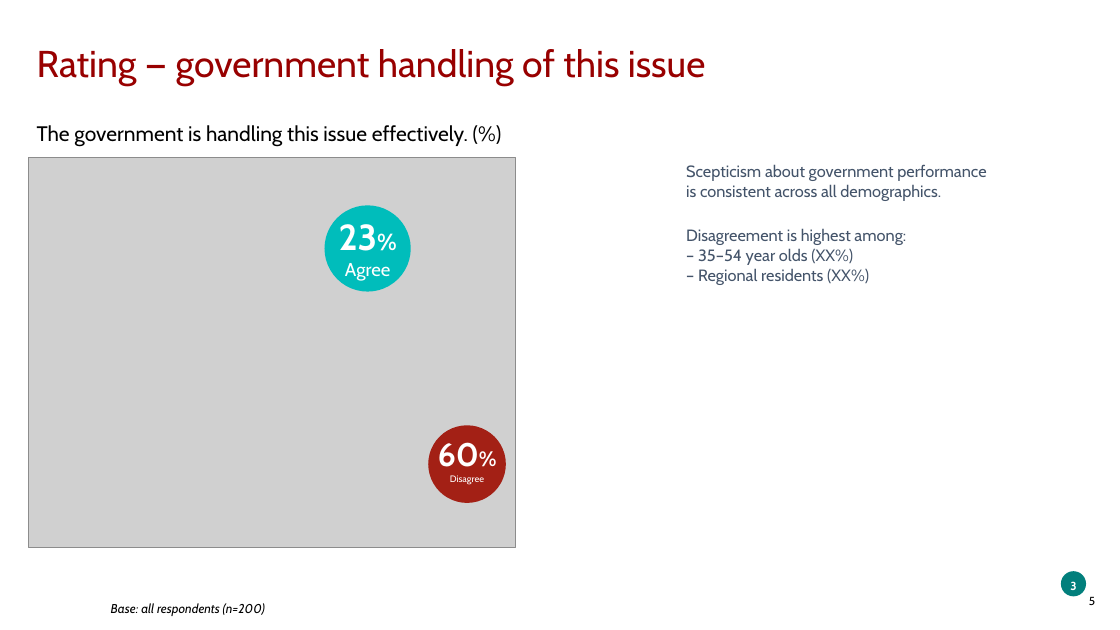
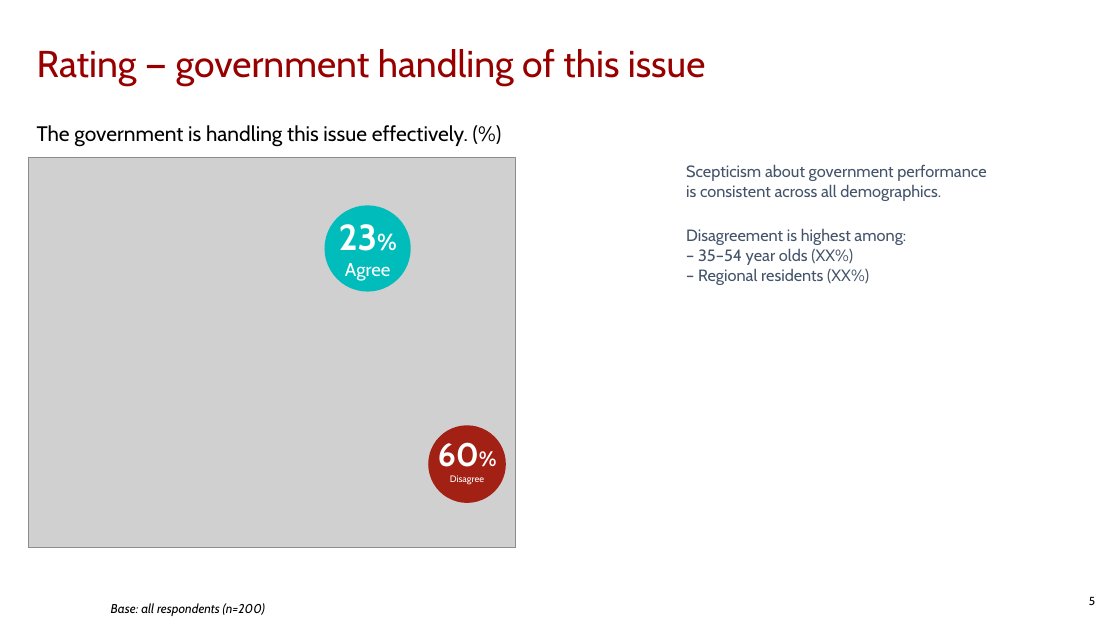
Before and after one commit to ThomasB4242/Test-1, a slide deck: slide 5 of sample_data/output.pptx. Drawn at 1120x630 pixels with LibreOffice and Linux fonts; fonts in the diff are those of the drawing; grey boxes stand for pictures; background and template pictures are left out. Boxes give left, top, right and bottom in pixels: in the first picture for what was removed or moved away, otherwise in the second. Text is boxed around its words. In the diff, an @@ line names an element or a change of style, - is before the commit and + after.

```diff
--- a/sample_data/output.pptx
+++ b/sample_data/output.pptx
@@ ellipse removed at [1061,571,1086,597] @@
@@ text removed at [1070,581,1076,590] @@
-3
```
Also in this commit, not shown: 7 other slides changed, 2 other files.
